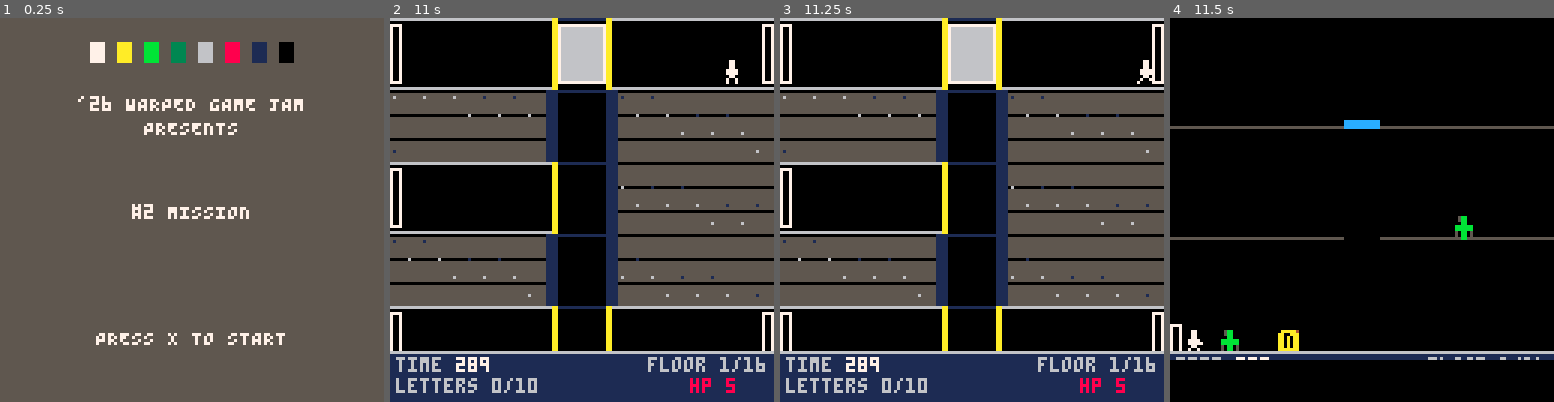
Above: before the commit, frames 1-4 (left to right).
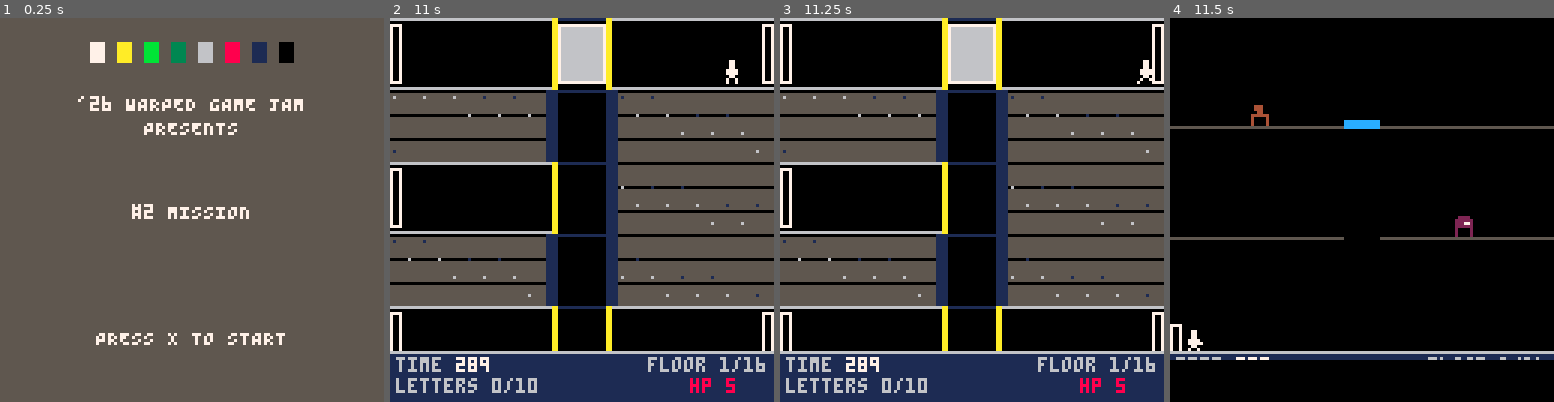
Above: after the commit, the same moments.

Repository: robotpony/game-jams
Game: PICO-8 cartridge 2/2.p8
Same seed, same stepped clock (60 frames per second), same inputs: the game is played once before the commit and once after it.
Inputs:
- Up to frame 1 (0.25 s): no input
- Up to frame 2 (11 s): tap X (X key) at 0.33, 1.07, 1.85, 2.97, 4.08, 5.2, 6.32, 7.43, 8.55, 9.67, 10.78 s; tap O (Z key) at 0.7, 1.7, 2.1, 2.5, 2.9, 3.3, 3.7, 4.1, 4.5, 4.9, 5.3, 5.7, 6.1, 6.5, 6.9, 7.3, 7.7, 8.1, 8.5, 8.9, 9.3, 9.7, 10.1, 10.5, 10.9 s; hold Right 1.6-2.1 s; hold Up 2.15-2.42 s; hold Right 2.47-3.03 s; hold Left 3.08-3.58 s; hold Down 3.63-3.97 s; hold Right 4.02-4.68 s; hold Up 4.73-5.03 s; hold Left 5.08-5.68 s; hold Down 5.73-6.03 s; hold Right 6.08-6.58 s; hold Right 6.63-7.13 s; hold Up 7.18-7.45 s; hold Right 7.5-8.07 s; hold Left 8.12-8.62 s; hold Down 8.67-9 s; hold Right 9.05-9.72 s; hold Up 9.77-10.07 s; hold Left 10.12-10.72 s; hold Down from 10.77 s (still down)
- Up to frame 3 (11.25 s): release Down at 11.07 s; hold Right from 11.12 s (still down)
- Up to frame 4 (11.5 s): keep holding Right; tap O (Z key) at 11.3 s

Frames 1-3 are identical in both runs. In frame 4, 0.8% of the frame differs, in the area x 13-79%, y 22-87%.

Commit message:
Bug fixes. V1 is done.

Diff:
--- a/2/2.p8
+++ b/2/2.p8
@@ -119,34 +119,48 @@
 
 -- one room's objects & robots: 3 floors x 2 sides, up to 2 objects and 1 robot per side
 -- letter (or nil) marks this room as one of the first 10, holding one puzzle letter
-function gen_room(letter)
+-- entry_side (0/1) is which corridor this room is reached from -- terminals
+-- only roll on the bottom floor, on the object-side adjacent to that door
+-- (entry_side==0 spawns the player at px=116, next to object side 1; ==1
+-- spawns at px=4, next to side 0 -- so door_side is the opposite value)
+function gen_room(letter,entry_side)
   local room={objs={},robots={}}
   local pat=flr(rnd(4))+1
+  local door_side=1-entry_side
   for fl=0,2 do
     for side=0,1 do
       local sx=side==0 and 0 or 68
       local n=obj_count(pat)
+      local near_door=fl==2 and side==door_side
       for k=1,n do
         local gap=60/(n+1)
         local ox=sx+gap*k-4
         local oy=floor_ground(fl)-7
-        local kind=flr(rnd(4))+1
+        -- kind 5 (terminal) is always item 4 (help), never a letter/health/
+        -- clock container; other kinds roll clock (25%) or health (75%)
+        local kind=near_door and flr(rnd(5))+1 or flr(rnd(4))+1
         local variant=flr(rnd(3))+1
-        add(room.objs,{fl=fl,side=side,x=ox,y=oy,kind=kind,variant=variant,item=1,found=false,prog=0})
+        local item=kind==5 and 4 or (rnd(100)<25 and 3 or 1)
+        add(room.objs,{fl=fl,side=side,x=ox,y=oy,kind=kind,variant=variant,item=item,found=false,prog=0})
       end
       if rnd(100)<robp[pat] then
         local rb={fl=fl,side=side,x=sx+10+flr(rnd(40)),y=floor_ground(fl)-7,
           pat=flr(rnd(3))+1,dir=flr(rnd(2))*2-1,t=30+flr(rnd(60)),flee=0,jumped=false,
-          spd=base_spd*(0.7+rnd(0.6)),skin=flr(rnd(3))}
+          spd=base_spd*(0.7+rnd(0.6)),skin=flr(rnd(3)),st=0}
         add(room.robots,rb)
       end
     end
   end
   if letter then
-    if #room.objs==0 then
+    local elig={}
+    for i=1,#room.objs do
+      if room.objs[i].kind~=5 then add(elig,i) end
+    end
+    if #elig==0 then
       add(room.objs,{fl=0,side=0,x=26,y=floor_ground(0)-7,kind=1,variant=1,item=1,found=false,prog=0})
-    end
-    local idx=flr(rnd(#room.objs))+1
+      add(elig,#room.objs)
+    end
+    local idx=elig[flr(rnd(#elig))+1]
     room.objs[idx].item=2
     room.objs[idx].letter=letter
   end
@@ -198,12 +212,12 @@
     local r=floors[i]
     if r==1 or r==3 then
       idx+=1
-      rooms[idx]=gen_room(idx<=wlen and sub(word,idx,idx) or nil)
+      rooms[idx]=gen_room(idx<=wlen and sub(word,idx,idx) or nil,0)
       roomL[i]=idx
     end
     if r==2 or r==3 then
       idx+=1
-      rooms[idx]=gen_room(idx<=wlen and sub(word,idx,idx) or nil)
+      rooms[idx]=gen_room(idx<=wlen and sub(word,idx,idx) or nil,1)
       roomR[i]=idx
     end
   end
@@ -318,24 +332,36 @@
 -- robot in the room -- a jam-scope simplification, not true per-robot
 -- polyphony, so only the most recently triggered robot's sound is heard
 -- if two happen to overlap
+-- plays the look/turn sfx, but at most once every 90 frames (~3s) per robot
+-- (r.st, ticked down below) -- bug fix: a chasing robot converging on the
+-- player's exact x can flip which side it's on every single frame (r.x
+-- overshooting px by a fraction of a pixel each step), re-triggering the
+-- direction-change branch and its sfx(7,0) call every frame too, "stuck"
+-- repeating for as long as that jitter lasted. This cooldown caps how often
+-- the sound can actually fire, regardless of how often the trigger does
+function look_sfx(r)
+  if r.st<=0 then sfx(7,0) r.st=90 end
+end
+
 function update_robot(r)
   -- bug fix: hi used to be 56 (side 0) / 124 (side 1) -- with an 8px-wide
   -- sprite that let a robot's right edge reach into the lift gap (58-69) or
   -- past the screen's right edge (127); tightened so both edges stay clear
   local lo,hi=r.side==0 and 4 or 72,r.side==0 and 50 or 119
+  if r.st>0 then r.st-=1 end
   if r.pat==1 then
     r.t-=1
-    if r.t<=0 then r.dir=-r.dir r.t=30+flr(rnd(60)) sfx(7,0) end
+    if r.t<=0 then r.dir=-r.dir r.t=30+flr(rnd(60)) look_sfx(r) end
   elseif r.pat==2 then
     if r.t>0 then r.t-=1
     else
       r.x+=r.dir*r.spd*rmul()
       if flr(r.x)%8<1 then sfx(8,0) end
-      if r.x<=lo or r.x>=hi then r.dir=-r.dir r.t=15+flr(rnd(30)) sfx(7,0) end
+      if r.x<=lo or r.x>=hi then r.dir=-r.dir r.t=15+flr(rnd(30)) look_sfx(r) end
     end
   else
     if r.fl==rfl and abs(px-r.x)<=6 then
-      if jumping and not r.jumped then r.t=30 r.flee=20 r.jumped=true sfx(7,0) end
+      if jumping and not r.jumped then r.t=30 r.flee=20 r.jumped=true look_sfx(r) end
     else
       r.jumped=false
     end
@@ -354,7 +380,7 @@
       if newdir~=r.dir then
         r.dir=newdir
         r.t=10
-        sfx(7,0)
+        look_sfx(r)
       else
         r.x=mid(lo,r.x+r.dir*r.spd*rmul(),hi)
         if flr(r.x)%8<1 then sfx(8,0) end
@@ -503,20 +529,39 @@
 
   if btn(2) and fo then
     sobj=fo
-    fo.prog+=2
-    if fo.prog%30==0 then sfx(5,3) end
+    -- terminal still counts the full 10 steps, but each one is 2x as fast
+    -- (4/frame instead of 2). 4 doesn't evenly divide the 30-unit step size
+    -- (unlike 2), so the tick check compares before/after step number rather
+    -- than relying on an exact %30==0 hit, which a 4-wide stride can skip
+    local prevprog=fo.prog
+    fo.prog+=(fo.item==4 and 4 or 2)
+    if flr(fo.prog/30)>flr(prevprog/30) then sfx(5,3) end
     if fo.prog>=300 then
       sfx(6,3)
       if fo.item==2 then
         add(inv,fo.letter)
         found_letter=fo.letter
         found_t=60
-      else hp=min(5,hp+2) end
-      fo.found=true
+        fo.found=true
+      elseif fo.item==3 then
+        timer+=1800
+        fo.found=true
+      elseif fo.item==4 then
+        help_on=true
+        help_t=90
+        fo.prog=0
+      else
+        hp=min(5,hp+2)
+        fo.found=true
+      end
       sobj=nil
     end
     return
   end
+  -- releasing up (or walking away) before a terminal search completes
+  -- cancels it rather than pausing it, unlike every other object -- a
+  -- half-charged terminal doesn't "remember" progress between attempts
+  if sobj and sobj.item==4 then sobj.prog=0 end
   sobj=nil
 
   if btnp(2) then
@@ -605,11 +650,19 @@
   trans_t=0
   flash_t=0
   found_t=0
+  help_on=false
+  help_t=0
 end
 
 function _update()
   if flash_t>0 then flash_t-=1 end
   if found_t>0 then found_t-=1 end
+
+  if help_on then
+    if help_t>0 then help_t-=1
+    elseif any_btnp() then help_on=false end
+    return
+  end
 
   if trans_t>0 then
     trans_t-=1
@@ -745,17 +798,18 @@
   if flash_t>0 then rectfill(0,0,127,127,7) end
 end
 
--- one room's object: kind (1-4: can/desk/vending/shelf) x variant (1-3:
--- green/brown/grey) picks a sprite from the 22-33 block; a hint icon for its
--- contents is always shown on top (letter tile+glyph, or a health cross),
--- so searching is a timed action on a known target, not a discovery mechanic
+-- one room's object: kind 1-4 (can/desk/vending/shelf) x variant 1-3
+-- (green/brown/grey) picks a sprite from the 22-33 block; kind 5 (terminal)
+-- is always sprite 43, no variants. Contents are no longer hinted here --
+-- design reversal, post-Phase 6: they used to always show (BUGS.md #2.7),
+-- but now stay hidden until the player actually starts searching, so
+-- checking every object is the only way to know what it holds (see the
+-- search progress bubble in draw_room(), which reveals the icon instead)
 function draw_obj(o)
-  spr(22+(o.kind-1)*3+(o.variant-1),o.x,o.y)
-  if o.item==2 then
-    spr(35,o.x,o.y)
-    print(o.letter,o.x+2,o.y+1,0)
+  if o.kind==5 then
+    spr(43,o.x,o.y)
   else
-    spr(34,o.x,o.y)
+    spr(22+(o.kind-1)*3+(o.variant-1),o.x,o.y)
   end
 end
 
@@ -796,9 +850,19 @@
 
   if sobj then
     local step=flr(sobj.prog/30)
-    rectfill(px-2,py-14,px+20,py-2,7)
-    rect(px-2,py-14,px+20,py-2,0)
+    rectfill(px-2,py-14,px+28,py-2,7)
+    rect(px-2,py-14,px+28,py-2,0)
     print(step.."/10",px,py-12,0)
+    if sobj.item==2 then
+      spr(35,px+20,py-13)
+      print(sobj.letter,px+22,py-12,0)
+    elseif sobj.item==3 then
+      spr(42,px+20,py-13)
+    elseif sobj.item==4 then
+      spr(43,px+20,py-13)
+    else
+      spr(34,px+20,py-13)
+    end
   end
 
   if found_t>0 then
@@ -847,7 +911,28 @@
   end
 end
 
+-- terminal help screen: keys, letter/win purpose, and an object legend --
+-- full-screen, freezes gameplay while shown (see help_on in _update())
+function draw_help()
+  cls(0)
+  rect(2,2,125,125,6)
+  print("help",6,8,11)
+  print("arrows move, up search/jump",6,20,11)
+  print("z place, x submit (ctrl rm)",6,28,11)
+  print("find 10 letters, arrange",6,44,11)
+  print("them at the control room",6,52,11)
+  print("to win",6,60,11)
+  print("search objects for health,",6,76,11)
+  print("a letter, +60s time, or",6,84,11)
+  print("this help (terminal)",6,92,11)
+  if help_t<=0 then
+    print("press any button to close",6,112,11)
+  end
+end
+
 function _draw()
+  if help_on then draw_help() return end
+
   if gs==0 then draw_title_card("#2 MISSION") draw_overlay() return end
 
   if gs==5 then
@@ -921,13 +1006,13 @@
 0077777000077000000770000d0000d00d0000d00d0000d000333300004444000055550003000030040000400500005003030330040404400505055003000030
 0700007000700700007007000d0000d00d0000d00d0000d000333300004444000055550003000030040000400500005003333330044444400555555003333330
 00000000007007000070070000000000000000000000000000333300004444000055550000000000000000000000000003333330044444400555555000000000
-0444444005555550000bb0000aaaaa00008888000088880000888800002222000022220000222200000000000000000000000000000000000000000000000000
-0400004005000050000bb000aaaaaaa0088888800888888008888880022222200222222002222220000000000000000000000000000000000000000000000000
-0400004005000050000bb000aaaaaaa00888888008aa88800888aa80022222200277222002227720000000000000000000000000000000000000000000000000
-04444440055555500bbbbbb0aaaaaaa0088888800888888008888880022222200222222002222220000000000000000000000000000000000000000000000000
-04000040050000500bbbbbb0aaaaaaa0080000800800008008000080020000200200002002000020000000000000000000000000000000000000000000000000
-0400004005000050000bb000aaaaaaa0080000800800008008000080020000200200002002000020000000000000000000000000000000000000000000000000
-0444444005555550000bb000aaaaaaa0080000800800008008000080020000200200002002000020000000000000000000000000000000000000000000000000
+0444444005555550000bb0000aaaaa00008888000088880000888800002222000022220000222200007770000666660000000000000000000000000000000000
+0400004005000050000bb000aaaaaaa0088888800888888008888880022222200222222002222220070000700600006000000000000000000000000000000000
+0400004005000050000bb000aaaaaaa00888888008aa88800888aa80022222200277222002227720700700700600006000000000000000000000000000000000
+04444440055555500bbbbbb0aaaaaaa0088888800888888008888880022222200222222002222220700777700666660000000000000000000000000000000000
+04000040050000500bbbbbb0aaaaaaa0080000800800008008000080020000200200002002000020700000700006600000000000000000000000000000000000
+0400004005000050000bb000aaaaaaa0080000800800008008000080020000200200002002000020070000700066600000000000000000000000000000000000
+0444444005555550000bb000aaaaaaa0080000800800008008000080020000200200002002000020007770000666666000000000000000000000000000000000
 0000000000000000000bb0000aaaaa00000000000000000000000000000000000000000000000000000000000000000000000000000000000000000000000000
 
 
Not shown, changed: 2/CLAUDE.md
Not shown, changed: 2/DESIGN.md
Not shown, changed: 2/PLAN.md
Not shown, changed: 2/README.md
Not shown, added: 2/index.html
Not shown, added: 2/index.js
